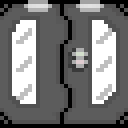
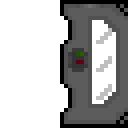
Revision of a layered 128×128 image; what changed, layer by layer:
hid "LeftPartEffects" over (24, 0, 52, 12)
hid "RightPartEffects" over (72, 0, 104, 68)
hid "LeftPart" over (0, 0, 76, 128)
